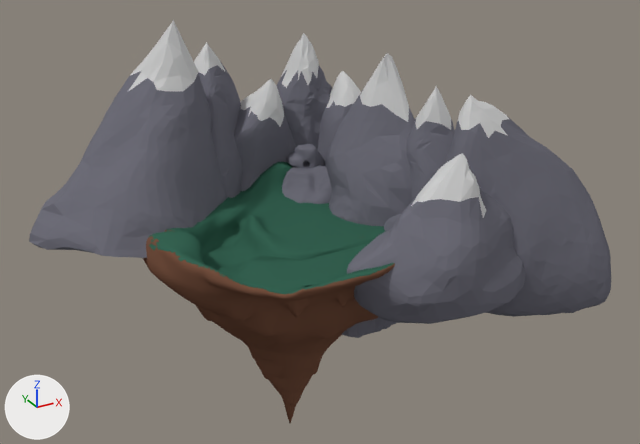
One commit to the Blender file HiddenHarmony/Assets/Models/HubAssets/world.blend: the scene before it, then after it.
Before and after are seen from a 50 mm camera at (-730.0, -1605.0, 652.0) aimed at (49.0, -189.0, -56.0). The axes (+X, +Y, +Z) are drawn at lower left. The lights are the same throughout.

Objects in the first picture: 'Island', 'mountain', 'mountain.001', 'mountain.002', 'mountain.003', 'mountain.004', 'mountain.005', 'mountain.006', 'mountain.007', 'mountain.008', 'mountain.009', 'mountain.010'.
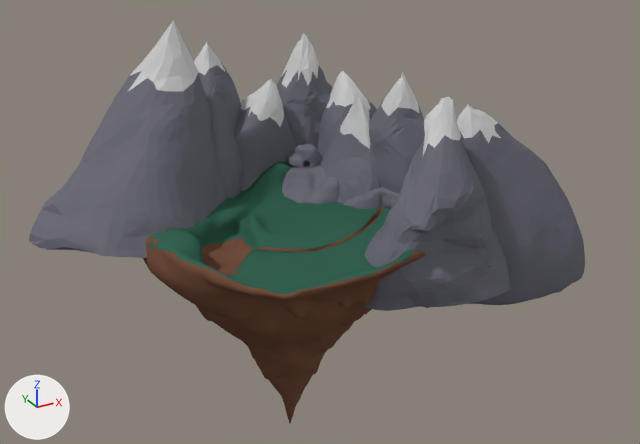
Location of each change, [x1, y1, x2, y2] in pixels of the pictures (640 x 444 px; the box of a moved part takes in the faces that stretch with it):
'Island', reshaped
    before: [143, 162, 395, 423]
    after: [143, 162, 425, 423]
'mountain.004', moved, turned
    before: [445, 95, 611, 317]
    after: [426, 104, 585, 308]
'mountain.008', moved, turned
    before: [347, 153, 525, 324]
    after: [343, 105, 438, 209]
'mountain.011', added
    after: [364, 97, 510, 311]
    faces in mat_coolingrock (grey #6f6e79): [364, 135, 510, 311]
    faces in mat_snow (light grey #cfcfcf): [423, 97, 461, 155]
'mountain.010', moved, turned, rescaled
    before: [326, 53, 415, 338]
    after: [320, 95, 382, 203]
'mountain.003', moved, turned
    before: [406, 86, 455, 201]
    after: [369, 74, 425, 193]
part 1 of me_sphere, moved or reshaped
    before: [208, 203, 388, 378]
    after: [208, 202, 418, 378]
part 2 of me_sphere, recoloured (green to brown)
    both: [202, 237, 252, 273]

Edits to the bpy script that builds the scene:
```text
Change me_sphere:
    used by ob_island; location = (-13.0, -184.0, -24.0); rotation_euler = (0.0274, 0.00553, -0.0113), in degrees (1.6, 0.3, -0.6); scale = (170.0, 149.0, 117.0)
    remove me_sphere.from_pydata(...)  # 5492 vertices, 10978 faces, 2 loose edges; spans x -1.77..1.81, y -2.26..1.86, z -4.31..0.37
    add me_sphere.from_pydata(...)  # 5489 vertices, 10972 faces, 2 loose edges; spans x -1.77..1.81, y -2.26..1.86, z -4.31..0.37
    me_sphere part 1: 1533 vertices moved from x -1.44..1.66, y -2.22..-0.01, z -2.8..0.27 to x -1.44..1.66, y -2.23..0.02, z -2.81..0.27; 88 vertices removed from x -0.62..0.78, y -1.93..-0.36, z -2.63..0.01; 85 vertices added at x -0.63..0.91, y -1.86..-0.34, z -2.68..0.01
    me_sphere part 2: 570 faces spanning x -1.38..1.24, y -1.43..0.07, z -0.38..0.06 switch from mat_linkgreen (dark green #366352) to mat_darkbrown (brown #75513f)
Change ob_mountain_004:
    ob_mountain_004.location: (299.0, -465.0, 87.0) -> (359.0, -364.0, 45.0)
    ob_mountain_004.rotation_euler: (-0.0159, 0.0697, 3.76) -> (-0.0159, 0.0697, 4.109)  # degrees (-0.9, 4, 215) -> degrees (-0.9, 4, 235)
Change ob_mountain_010:
    ob_mountain_010.location: (198.0, -197.0, 32.0) -> (187.0, -118.0, -22.0)
    ob_mountain_010.rotation_euler: (0.014, 0.0701, 11.72) -> (0.014, 0.0701, 11.46)  # degrees (0.8, 4, 312) -> degrees (0.8, 4, 297)
    ob_mountain_010.scale: (106.0, 234.0, 272.0) -> (84.6, 187.0, 218.0)
Change ob_mountain_008:
    ob_mountain_008.location: (176.0, -463.0, -10.0) -> (274.0, -198.0, -10.0)
    ob_mountain_008.rotation_euler: (-3.097, -3.268, 0.352) -> (-3.097, -3.268, 1.661)  # degrees (-177, -187, 20) -> degrees (-177, -187, 95)
Change ob_mountain_003:
    ob_mountain_003.location: (248.0, -298.0, 71.0) -> (245.0, -178.0, 69.0)
    ob_mountain_003.rotation_euler: (0.014, 0.0701, 5.538) -> (0.014, 0.0701, 5.887)  # degrees (0.8, 4, 317) -> degrees (0.8, 4, 337)
Add ob_mountain_011:
    ob_mountain_011 = bpy.data.objects.new('mountain.011', me_cone_003.copy())  # the mesh of ob_mountain_010
    ob_mountain_011.location = (174.0, -390.0, 65.0)
    ob_mountain_011.rotation_euler = (0.014, 0.0701, 20.01)  # degrees (0.8, 4, 66)
    ob_mountain_011.scale = (103.0, 168.0, 192.0)
```
